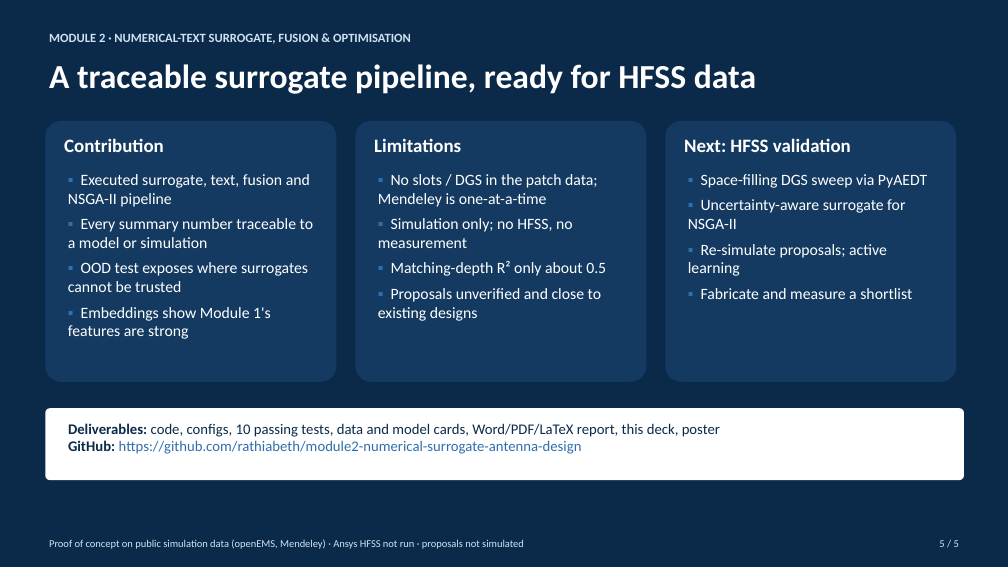
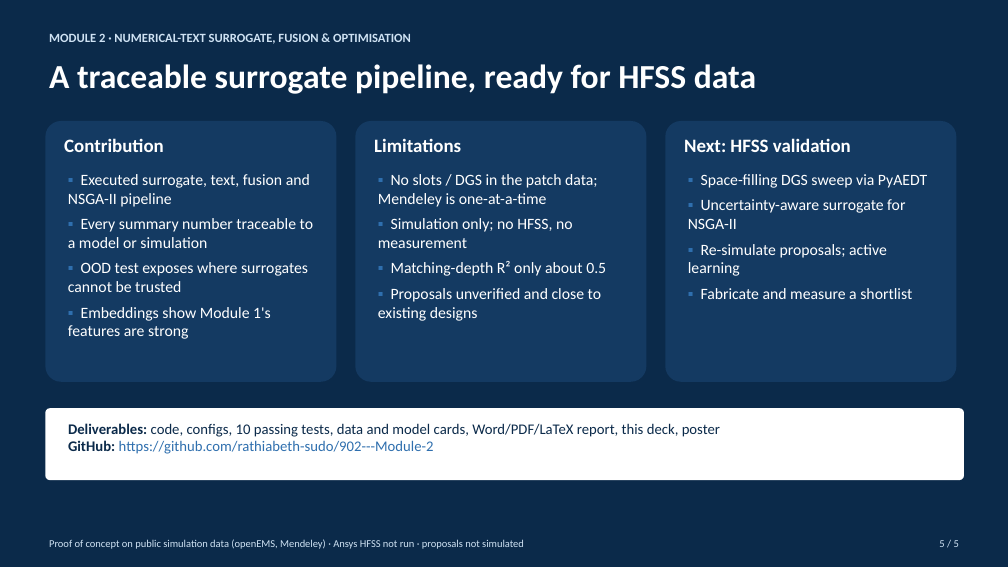
Before and after one commit to rathiabeth-sudo/902---Module-2, a slide deck: slide 5 of presentations/module2_presentation.pptx. Drawn at 1008x567 pixels with LibreOffice and Linux fonts; fonts in the diff are those of the drawing. Boxes give left, top, right and bottom in pixels: in the first picture for what was removed or moved away, otherwise in the second. Text is boxed around its words. In the diff, an @@ line names an element or a change of style, - is before the commit and + after.

```diff
--- a/presentations/module2_presentation.pptx
+++ b/presentations/module2_presentation.pptx
@@ text at [68, 440, 434, 454]: text changed @@
-GitHub: https://github.com/rathiabeth/module2-numerical-surrogate-antenna-design
+GitHub: https://github.com/rathiabeth-sudo/902---Module-2
```
Also in this commit, not shown: 10 other files.
